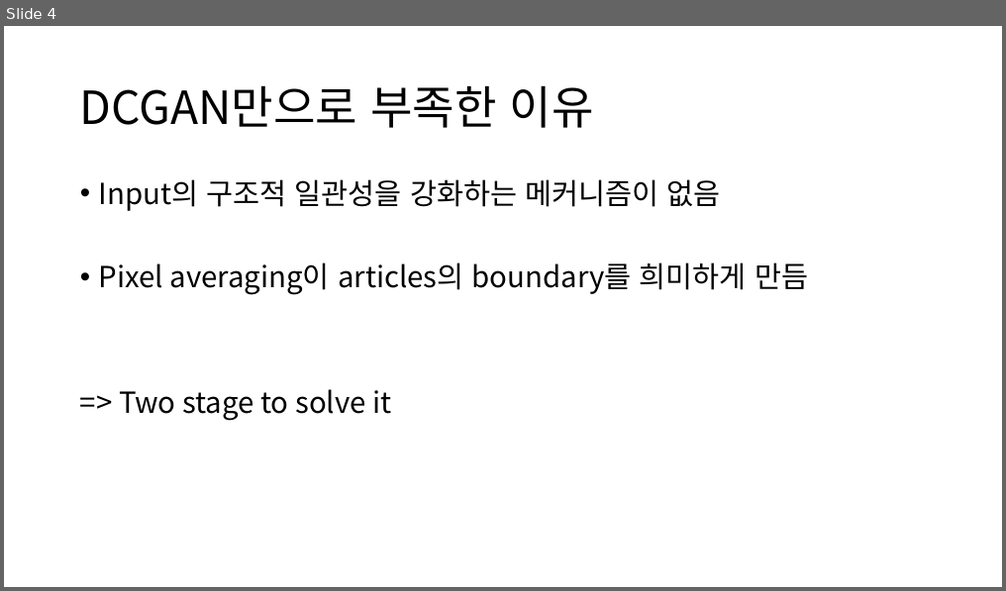
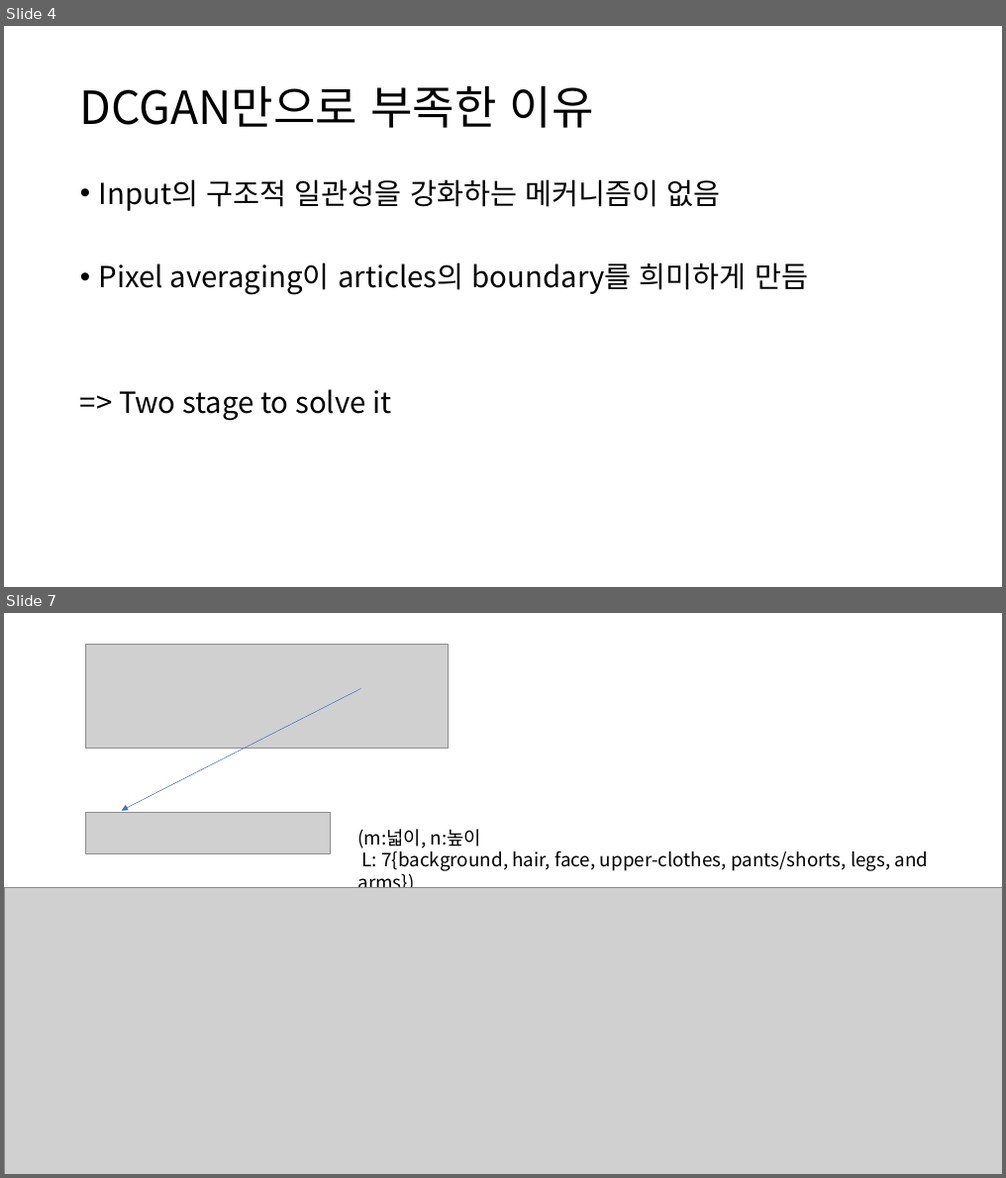
Before and after one commit to gudrb/GAN, a slide deck: Be your own prada.pptx. Shown one above the other, each under a label of ours: slide 4 before the commit, slides 4 and 7 after it; the slides between them are not shown. The pictures are 1006x591 and 1006x1178 pixels, drawn with LibreOffice and Linux fonts; fonts in the diff are those of the drawing; grey boxes stand for pictures. Boxes give left, top, right and bottom in pixels: in the first picture for what was removed or moved away, otherwise in the second. Text is boxed around its words. In the diff, an @@ line names an element or a change of style, - is before the commit and + after.

```diff
--- a/Be your own prada.pptx
+++ b/Be your own prada.pptx
@@ slide 7 added at <box>4,613,1002,1174</box>, background #FFFFFF @@
@@ picture added at <box>85,644,448,749</box> @@
@@ arrow added from (361, 688) to (122, 811), #4472C4 0.5 pt @@
@@ picture added at <box>85,813,331,854</box> @@
@@ text added at <box>357,829,929,888</box>, 18 pt, text #000000 @@
+(m:넓이, n:높이
+L: 7{background, hair, face, upper-clothes, pants/shorts, legs, and arms})
@@ picture added at <box>4,887,1002,1174</box> @@
```
Also in this commit, not shown: 3 slides changed, 2 other slides added.
